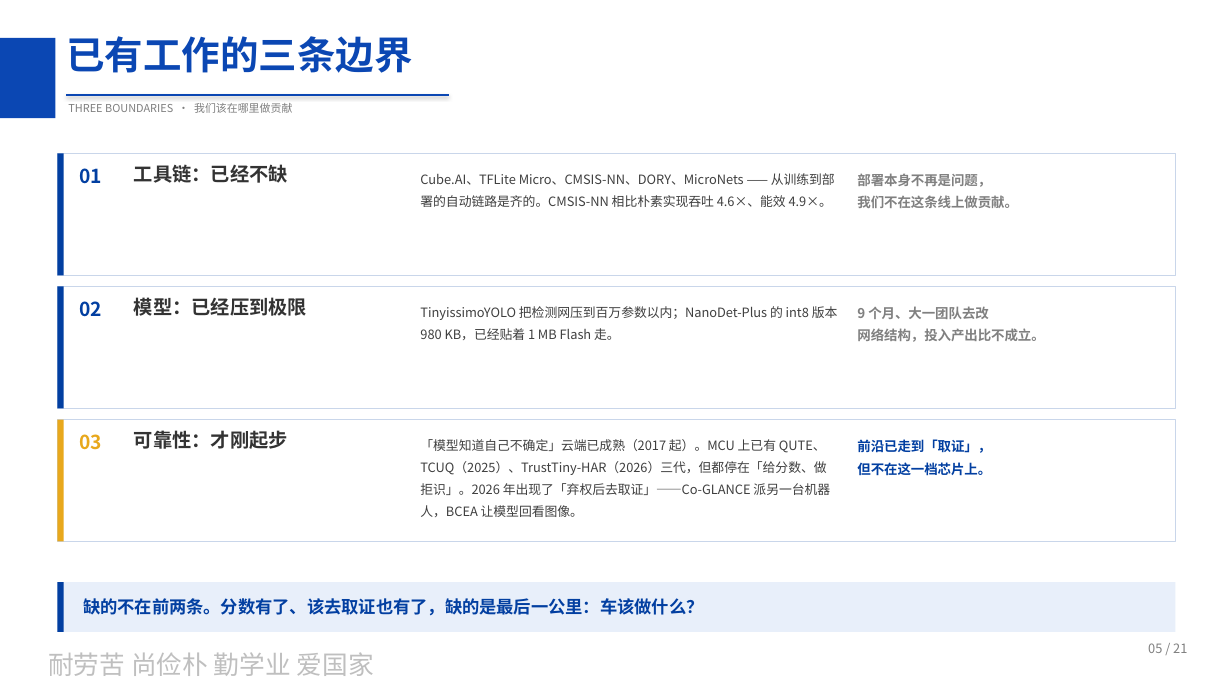
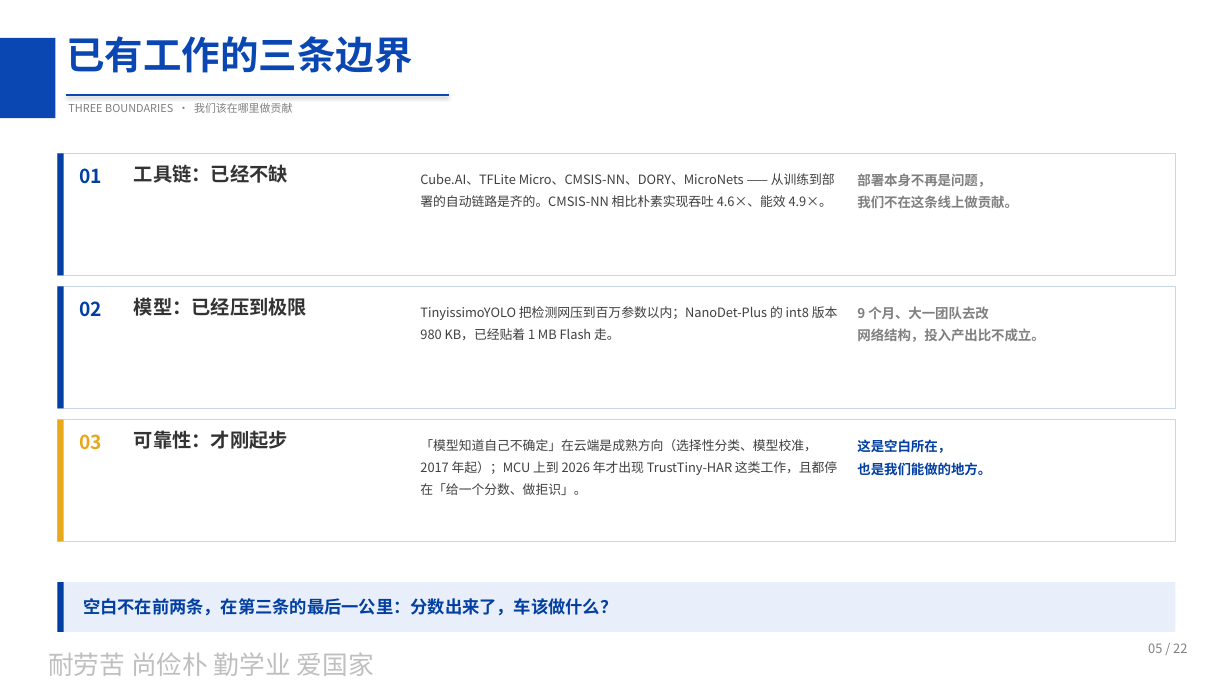
Before and after one commit to peach-ai280/srtp-tiny-detect-car, a slide deck: slide 5 of docs/01_立项/立项答辩_20261020.pptx. Drawn at 1232x693 pixels with LibreOffice and Linux fonts; fonts in the diff are those of the drawing; background and template pictures are left out. Boxes give left, top, right and bottom in pixels: in the first picture for what was removed or moved away, otherwise in the second. Text is boxed around its words. In the diff, an @@ line names an element or a change of style, - is before the commit and + after.

```diff
--- a/docs/01_立项/立项答辩_20261020.pptx
+++ b/docs/01_立项/立项答辩_20261020.pptx
@@ text at (420,439,837,495): text changed @@
-「模型知道自己不确定」云端已成熟（2017 起）。MCU 上已有 QUTE、TCUQ（2025）、TrustTiny-HAR（2026）三代，但都停在「给分数、做拒识」。2026 年出现了「弃权后去取证」——Co-GLANCE 派另一台机器人，BCEA 让模型回看图像。
+「模型知道自己不确定」在云端是成熟方向（选择性分类、模型校准，2017 年起）；MCU 上到 2026 年才出现 TrustTiny-HAR 这类工作，且都停在「给一个分数、做拒识」。
@@ text at (857,439,991,476): text changed @@
-前沿已走到「取证」，
-但不在这一档芯片上。
+这是空白所在，
+也是我们能做的地方。
@@ text at (83,598,617,616): text changed @@
-缺的不在前两条。分数有了、该去取证也有了，缺的是最后一公里：车该做什么？
+空白不在前两条，在第三条的最后一公里：分数出来了，车该做什么？
@@ text at (1148,643,1187,653): text changed @@
-05 / 21
+05 / 22
```
Also in this commit, not shown: 13 other slides changed, 1 slide added, 2 other files.
